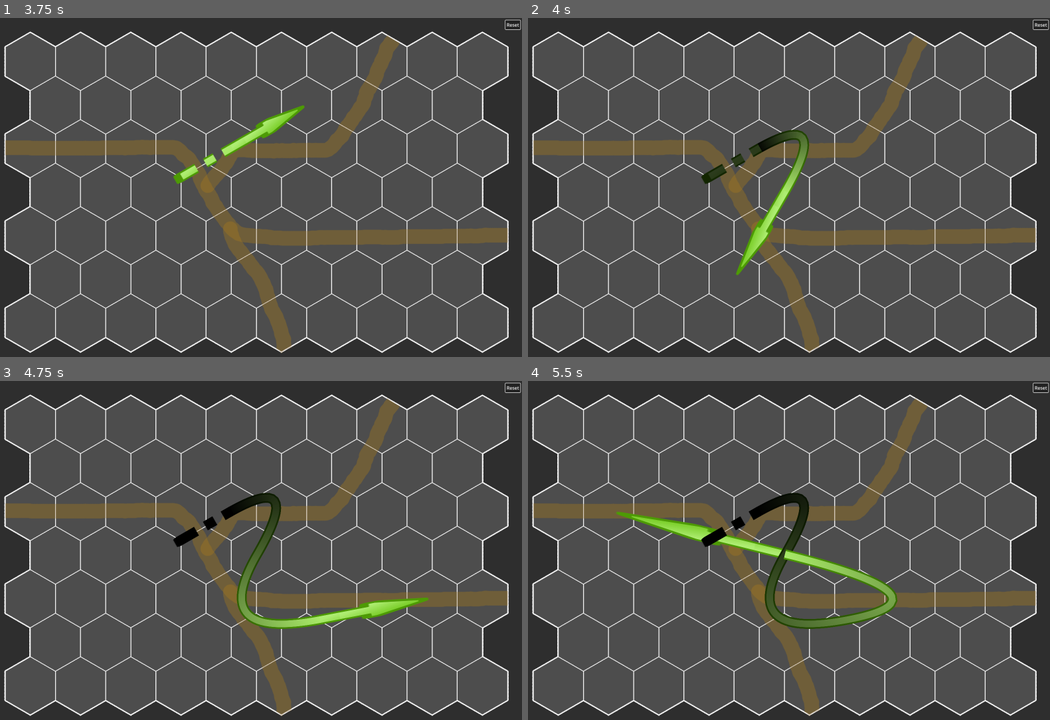
Above: before the commit, frames 1-4 (two rows, left to right).
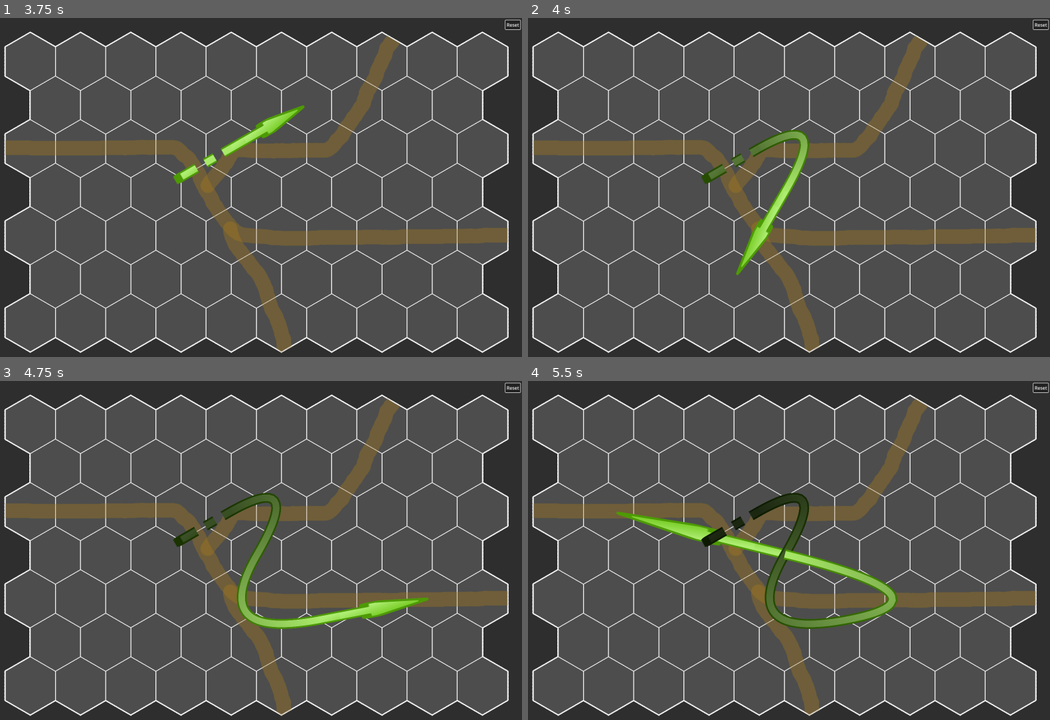
Above: after the commit, the same moments.

Repository: jeremyz/godot-stuff
Game: Godot game, scene res://Main.tscn
The game is run twice, just before and just after one commit, with the same random seed, the same clock (stepped at 60 frames per second) and the same inputs.
Inputs (mouse positions are in pixels of both pictures, inside the frame that each line leads up to):
- Up to frame 1 (3.75 s): tap Enter at 0.5 s; move the mouse to (375, 173) at 0.52 s; click (375, 173) at 0.67 s; click "Reset" at 1.25 s; move the mouse to (151, 211) at 2.02 s; click (151, 211) at 2.17 s; move the mouse to (307, 116) at 2.77 s; click (307, 116) at 2.92 s; move the mouse to (229, 262) at 3.52 s; click (229, 262) at 3.67 s
- Up to frame 2 (4 s): no input
- Up to frame 3 (4.75 s): move the mouse to (417, 608) at 4.27 s; click (417, 608) at 4.42 s
- Up to frame 4 (5.5 s): move the mouse to (627, 503) at 5.02 s; click (627, 503) at 5.17 s

Frame 1 is identical in both runs. In frame 2, 0.7% of the frame differs, in the area x 33-54%, y 32-49%; in frame 3, 1.1%, in the area x 33-54%, y 33-69%; in frame 4, 0.8%.

Commit message:
path : improve gradient

Diff:
--- a/path/Main.tscn
+++ b/path/Main.tscn
@@ -49,6 +49,7 @@
 
 var bake_interval = 15 : set = set_baked
 var width = 66 : set = set_width
+var grad_steps = 6.0
 
 var n := 0
 var tail : Curve2D = Curve2D.new()
@@ -130,18 +131,20 @@
 		_copy(body, i, head, 0)
 		_copy(body, i + 1, head, 1)
 		$Head.points = head.get_baked_points()
-	set_tail_gradient(body.get_point_count())
+	set_gradient(body.get_point_count())
 
 func _copy(from : Curve2D, fi : int, to : Curve2D, ti : int) -> void:
 	to.set_point_position(ti, from.get_point_position(fi))
 	to.set_point_in(ti, from.get_point_in(fi))
 	to.set_point_out(ti, from.get_point_out(fi))
 
-func set_tail_gradient(n : int):
-	var v := lerpf(1, 0, n/4.0)
+func set_gradient(s : int):
+	if s > grad_steps: return
+	var v : float = lerpf(1, 0, s/grad_steps)
 	var c := Color(v, v, v)
 	$Tail.gradient.set_color(0, c)
 	$Tail.gradient.set_color(1, c)
+	$Body.gradient.set_color(0, c)
 
 #	var i : int = curve.get_point_count() - 1
 #	if i < 0:
